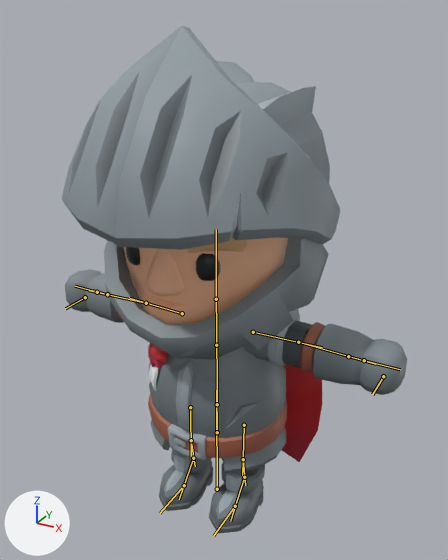
The glTF model apps/client/public/assets/character/knight.gltf as it was, and as the next commit left it.
Both versions are drawn from a camera (50 mm lens) standing at (0.948, -1.67, 1.743) and looking at (0.05, -0.036, 0.926). Lighting does not change. The marker at lower left points along +X, +Y and +Z. The older version comes first. The bones that bend it are drawn over the model as lines.

In view in the first picture: 'Knight_ArmLeft', 'Knight_ArmRight', 'Knight_Body', 'Knight_Cape', 'Knight_Head', 'Knight_Helmet', 'Knight_HelmetVisor', 'Knight_LegLeft', 'Knight_LegRight'.
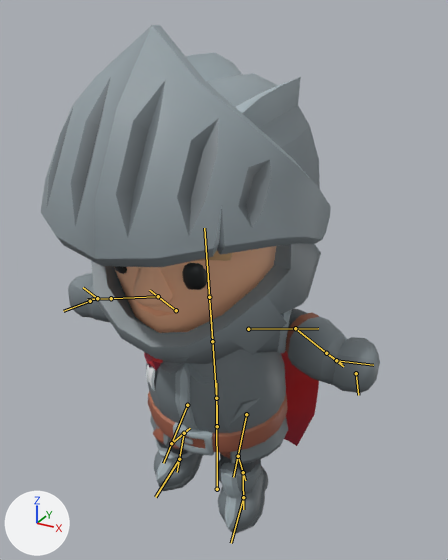
The newer file adds an action. The first version stands in its rest pose; the second is drawn at frame 10 of the action 'Jump'.

Where the change shows, as pixel boxes (x1, y1, x2, y2) in the pictures (448 x 560 px):
'Knight_HelmetVisor', posed (8% taller)
    before: (62, 25, 340, 250)
    after: (41, 25, 331, 267)
'Knight_Helmet', posed
    before: (104, 61, 330, 360)
    after: (92, 53, 321, 364)
'Knight_Body', posed
    before: (148, 343, 287, 472)
    after: (144, 349, 288, 465)
'Knight_Head', posed
    before: (124, 237, 288, 325)
    after: (114, 246, 276, 333)
'Knight_ArmLeft', posed
    before: (243, 309, 407, 395)
    after: (242, 308, 380, 393)
'Knight_LegLeft', posed (9% narrower, 9% taller)
    before: (209, 458, 265, 533)
    after: (217, 452, 268, 534)
'Knight_LegRight', posed
    before: (159, 449, 213, 511)
    after: (153, 427, 204, 491)
'Knight_Cape', posed
    before: (282, 365, 322, 462)
    after: (281, 351, 319, 446)
'Knight_ArmRight', posed
    before: (65, 269, 124, 323)
    after: (68, 273, 110, 322)
bone 'hips', root to tip
    before: (217, 432) to (216, 390)
    after: (217, 426) to (216, 383)
bone 'spine', root to tip
    before: (217, 404) to (216, 313)
    after: (216, 398) to (210, 311)
bone 'upperarm.l', root to tip
    before: (253, 332) to (322, 347)
    after: (248, 329) to (318, 328)
bone 'lowerarm.l', root to tip
    before: (298, 342) to (375, 364)
    after: (295, 328) to (343, 366)
bone 'hand.l', root to tip
    before: (364, 360) to (400, 369)
    after: (336, 360) to (373, 365)
bone 'upperarm.r', root to tip
    before: (182, 313) to (129, 298)
    after: (176, 310) to (149, 290)
bone 'lowerarm.r', root to tip
    before: (146, 303) to (89, 290)
    after: (158, 296) to (87, 299)
bone 'hand.r', root to tip
    before: (97, 292) to (75, 286)
    after: (97, 298) to (83, 287)
bone 'upperleg.r', root to tip
    before: (190, 407) to (191, 456)
    after: (187, 405) to (163, 463)
bone 'lowerleg.r', root to tip
    before: (191, 440) to (195, 466)
    after: (171, 443) to (190, 428)
bone 'foot.r', root to tip
    before: (193, 458) to (179, 499)
    after: (184, 433) to (177, 472)
bone 'upperleg.l', root to tip
    before: (244, 425) to (242, 475)
    after: (246, 414) to (233, 477)
bone 'lowerleg.l', root to tip
    before: (243, 459) to (245, 485)
    after: (238, 456) to (245, 480)
bone 'foot.l', root to tip
    before: (244, 477) to (230, 521)
    after: (243, 472) to (243, 509)

What the commit changed:
Bone 'hips' (bone_hips) moves from (0.0, 0.0, 0.0) to (0.0, 0.043, 0.0).
Bone 'hips' (bone_hips) turns from (0, 0, 0) to (0, 13, 0) degrees about its own x, y and z.
Bone 'spine' (bone_spine) turns from (0, 0, 0) to (6, -13, 0) degrees about its own x, y and z.
Bone 'upperarm.l' (bone_upperarm_l) turns from (0, 0, 0) to (-8, -5, 34) degrees about its own x, y and z.
Bone 'lowerarm.l' (bone_lowerarm_l) turns from (0, 0, 0) to (0, 0, -64) degrees about its own x, y and z.
Bone 'hand.l' (bone_hand_l) turns from (0, 0, 0) to (0, 3, 52) degrees about its own x, y and z.
Bone 'upperarm.r' (bone_upperarm_r) turns from (0, 0, 0) to (-7, 5, -29) degrees about its own x, y and z.
Bone 'lowerarm.r' (bone_lowerarm_r) turns from (0, 0, 0) to (0, 0, 57) degrees about its own x, y and z.
Bone 'hand.r' (bone_hand_r) turns from (0, 0, 0) to (7, -4, -49) degrees about its own x, y and z.
Bone 'upperleg.r' (bone_upperleg_r) turns from (0, 0, 0) to (-41, 10, 7) degrees about its own x, y and z.
Bone 'lowerleg.r' (bone_lowerleg_r) turns from (0, 0, 0) to (110, 0, 0) degrees about its own x, y and z.
Bone 'foot.r' (bone_foot_r) turns from (0, 0, 0) to (-39, 5, -7) degrees about its own x, y and z.
Bone 'upperleg.l' (bone_upperleg_l) turns from (0, 0, 0) to (-31, 15, -4) degrees about its own x, y and z.
Bone 'lowerleg.l' (bone_lowerleg_l) turns from (0, 0, 0) to (37, 0, 0) degrees about its own x, y and z.
Bone 'foot.l' (bone_foot_l) turns from (0, 0, 0) to (34, -5, -3) degrees about its own x, y and z.
